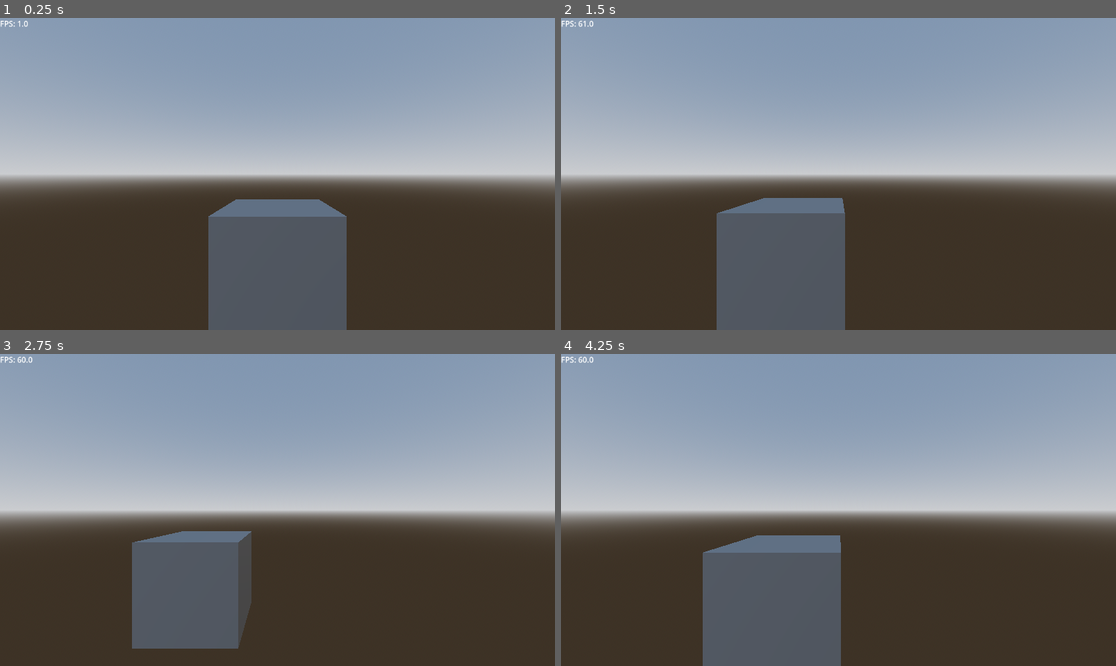
Above: before the commit, frames 1-4 (two rows, left to right).
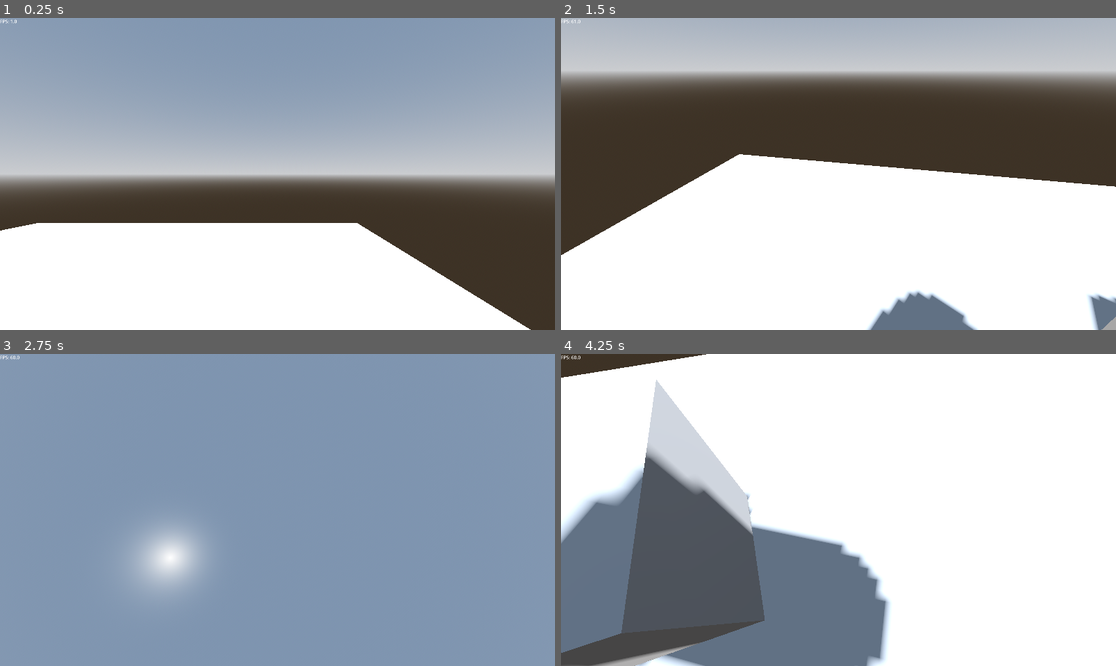
Above: after the commit, the same moments.

Repository: remidu64/GODSE
Game: Godot game, scene res://scenes/State-PlayState.tscn
The game is run twice, just before and just after one commit, with the same random seed, the same clock (stepped at 60 frames per second) and the same inputs. Before the commit the project starts from res://node_3d.tscn.
Inputs (mouse positions are in pixels of both pictures, inside the frame that each line leads up to):
- Up to frame 1 (0.25 s): no input
- Up to frame 2 (1.5 s): tap Enter at 0.5 s; move the mouse to (960, 158) at 0.52 s; hold D (right) 0.53-1.28 s; tap Space (jump) at 0.77 s; move the mouse to (727, 189) at 1.27 s; hold S (backwards) from 1.28 s (still down)
- Up to frame 3 (2.75 s): tap Space (jump) at 1.52 s; move the mouse to (333, 441) at 2.02 s; release S (backwards) at 2.03 s; hold D (right) from 2.03 s (still down)
- Up to frame 4 (4.25 s): move the mouse to (810, 572) at 2.77 s; release D (right) at 2.78 s; hold W (forward) 2.78-3.53 s; tap Space (jump) at 3.02, 3.77 s; move the mouse to (1005, 556) at 3.52 s; hold A (left) from 3.53 s (still down)

The runs differ from the first frame. In frame 1, 29% of the frame differs, in the area x 0-96%, y 0-100%; in frame 2, 98%, in the area x 0-100%, y 0-100%; in frame 3, 72%; in frame 4, 96%.

Commit message:
removed useless code, fixed camera rotation bounds and made game fullscreen

Diff:
--- a/main.gd
+++ /dev/null
@@ -1,44 +0,0 @@
-extends Node3D
-
-@onready var gayme: Node3D = $"."
-@onready var camera: Camera3D = $"Camera3D"
-
-var forward: bool = false
-var backwards: bool = false
-var left: bool = false
-var right: bool = false
-
-
-func _ready() -> void:
-	pass
-
-func _physics_process(_delta: float) -> void:
-	if forward:
-		camera.translate(Vector3.FORWARD*0.01)
-	if backwards:
-		camera.translate(Vector3.BACK*0.01)
-	if left:
-		camera.translate(Vector3.LEFT*0.01)
-	if right:
-		camera.translate(Vector3.RIGHT*0.01)
-
-func _input(event: InputEvent) -> void:
-	if event.is_action_pressed("forward"):
-		forward = true
-	if event.is_action_released("forward"):
-		forward = false
-
-	if event.is_action_pressed("backwards"):
-		backwards = true
-	if event.is_action_released("backwards"):
-		backwards = false
-
-	if event.is_action_pressed("left"):
-		left = true
-	if event.is_action_released("left"):
-		left = false
-
-	if event.is_action_pressed("right"):
-		right = true
-	if event.is_action_released("right"):
-		right = false
--- a/node_3d.tscn
+++ /dev/null
@@ -1,34 +0,0 @@
-[gd_scene load_steps=7 format=3 uid="uid://bjr8hlij73xti"]
-
-[ext_resource type="Script" uid="uid://rqj5ixkafocf" path="res://main.gd" id="1_a202f"]
-
-[sub_resource type="ProceduralSkyMaterial" id="ProceduralSkyMaterial_a202f"]
-sky_horizon_color = Color(0.662243, 0.671743, 0.686743, 1)
-ground_horizon_color = Color(0.662243, 0.671743, 0.686743, 1)
-
-[sub_resource type="Sky" id="Sky_noarx"]
-sky_material = SubResource("ProceduralSkyMaterial_a202f")
-
-[sub_resource type="Environment" id="Environment_a0tk4"]
-background_mode = 2
-sky = SubResource("Sky_noarx")
-tonemap_mode = 2
-
-[sub_resource type="BoxMesh" id="BoxMesh_4xowi"]
-
-[sub_resource type="GDScript" id="GDScript_4xowi"]
-
-[node name="Node3D" type="Node3D"]
-script = ExtResource("1_a202f")
-
-[node name="WorldEnvironment" type="WorldEnvironment" parent="."]
-environment = SubResource("Environment_a0tk4")
-
-[node name="MeshInstance3D" type="MeshInstance3D" parent="."]
-gi_lightmap_texel_scale = 5.7805
-mesh = SubResource("BoxMesh_4xowi")
-
-[node name="Camera3D" type="Camera3D" parent="."]
-transform = Transform3D(1, 0, 0, 0, 1, 0, 0, 0, 1, 0, 0.806692, 1.96746)
-current = true
-script = SubResource("GDScript_4xowi")
--- a/project.godot
+++ b/project.godot
@@ -11,7 +11,7 @@
 [application]
 
 config/name="GODSE"
-run/main_scene="uid://bjr8hlij73xti"
+run/main_scene="uid://ddb5w80vql1j3"
 config/features=PackedStringArray("4.4", "Forward Plus")
 config/icon="res://icon.svg"
 
@@ -20,6 +20,13 @@
 GameInfo="*res://autoload/Autoload-GameInfo.gd"
 Global="*res://autoload/Autoload-Global.tscn"
 Options="*res://autoload/Autoload-Options.gd"
+
+[display]
+
+window/size/viewport_width=1920
+window/size/viewport_height=1080
+window/size/mode=3
+window/vsync/vsync_mode=0
 
 [input]
 
--- a/scenes/substates/SubState-OptionsMenu.tscn
+++ b/scenes/substates/SubState-OptionsMenu.tscn
@@ -15,8 +15,8 @@
 
 [node name="ColorRect" type="ColorRect" parent="."]
 layout_mode = 0
-offset_right = 1152.0
-offset_bottom = 648.0
+offset_right = 1920.0
+offset_bottom = 1080.0
 color = Color(0, 0, 0, 0.47451)
 
 [node name="OptionsLabel" type="Label" parent="."]
@@ -24,18 +24,18 @@
 anchors_preset = 5
 anchor_left = 0.5
 anchor_right = 0.5
-offset_left = -71.5
-offset_top = 27.0
-offset_right = 71.5
-offset_bottom = 72.0
+offset_top = 31.0
+offset_right = 143.0
+offset_bottom = 76.0
 grow_horizontal = 2
+pivot_offset = Vector2(71.5, 22.5)
 theme_override_font_sizes/font_size = 32
 text = "options :)"
 
 [node name="ActualOptions" type="Control" parent="."]
 anchors_preset = 0
-offset_right = 1152.0
-offset_bottom = 648.0
+offset_right = 1920.0
+offset_bottom = 1080.0
 
 [node name="FOV" parent="ActualOptions" instance=ExtResource("2_1m7gb")]
 layout_mode = 0
--- a/scripts/entities/Entity-Player.gd
+++ b/scripts/entities/Entity-Player.gd
@@ -22,7 +22,7 @@
 	if event is InputEventMouseMotion:
 		head.rotate_y(deg_to_rad(-event.relative.x * Options.sensitivity))
 		camera.rotate_x(deg_to_rad(-event.relative.y * Options.sensitivity))
-		camera.rotation.x = clamp(camera.rotation.x, deg_to_rad(-40), deg_to_rad(60))
+		camera.rotation.x = clamp(camera.rotation.x, deg_to_rad(-90), deg_to_rad(90))
 
 func _physics_process(delta: float) -> void:
 	if Input.is_action_just_pressed("pause"):
Not shown, removed: main.gd.uid
